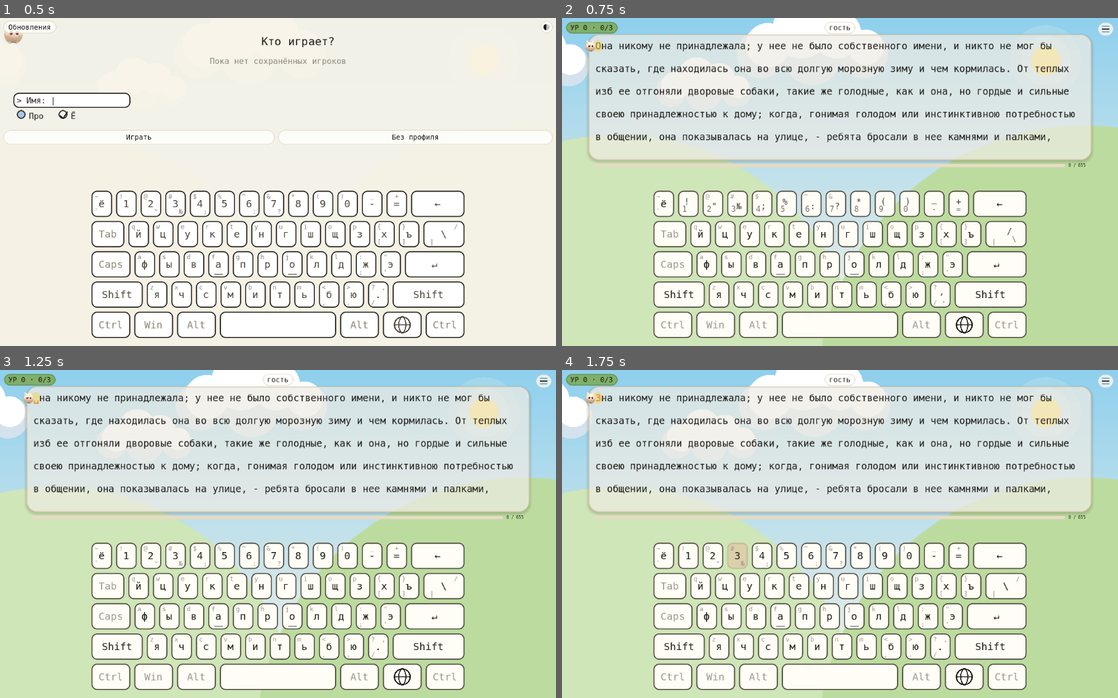
Above: before the commit, frames 1-4 (two rows, left to right).
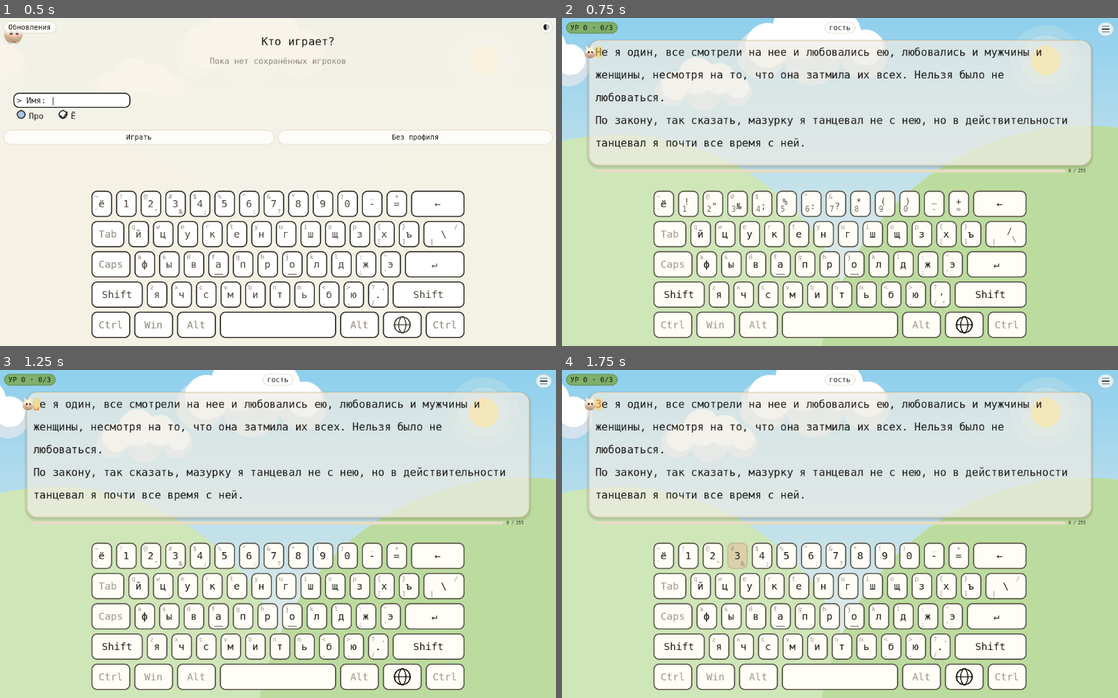
Above: after the commit, the same moments.

Repository: NikitaShubin/ModernBabyType
Game: Godot game, scene res://scenes/main.tscn
Same seed, same stepped clock (60 frames per second), same inputs: the game is played once before the commit and once after it.
Inputs (mouse positions are in pixels of both pictures, inside the frame that each line leads up to):
- Up to frame 1 (0.5 s): no input
- Up to frame 2 (0.75 s): tap Enter at 0.5 s; move the mouse to (962, 165) at 0.52 s; hold Right from 0.53 s (still down); tap Shift at 0.6 s; click (962, 165) at 0.67 s
- Up to frame 3 (1.25 s): keep holding Right; tap Space at 0.77 s
- Up to frame 4 (1.75 s): release Right at 1.25 s; drag from (728, 550) to (812, 599) at 1.27 s

Frame 1 is identical in both runs. In frame 2, 10% of the frame differs, in the area x 4-96%, y 5-48%; in frame 3, 10%; in frame 4, 10%.

Commit message:
Детерминированный выбор текстов + фикс формата (0.0.23)
Порядок файлов из каталога зависит от ФС: один и тот же сид тасовал
по-разному дома и на CI (backspace-цепочка зелёная локально, красная
на раннере). texts.list_files сортирует до тасования — дальше всё
решает сид. Плюс лишний аргумент в %s-формате одного чека.

Diff:
--- a/game/project.godot
+++ b/game/project.godot
@@ -9,7 +9,7 @@
 
 config/name="ModernBabyType"
 config/description="Игра для обучения детей слепой печати: герой убегает от врага, поедая буквы."
-config/version="0.0.22"
+config/version="0.0.23"
 run/main_scene="res://scenes/main.tscn"
 config/features=PackedStringArray("4.3", "GL Compatibility")
 config/icon="res://icon.png"
--- a/game/scripts/texts.gd
+++ b/game/scripts/texts.gd
@@ -46,6 +46,11 @@
 				names.append(dir_path + "/" + fname)
 			fname = dir.get_next()
 		dir.list_dir_end()
+	# Порядок обхода каталога зависит от файловой системы: без сортировки
+	# один и тот же сид тасовал бы по-разному на разных машинах, и
+	# seeded-прогоны расходились бы (ловил CI 15.10.2026: backspace-цепочка
+	# зелёная дома, красная на раннере). Сортируем — дальше всё решает сид.
+	names.sort()
 	var out: Array[String] = []
 	while not names.is_empty():
 		var i := randi() % names.size()
--- a/game/tests/combo_test.gd
+++ b/game/tests/combo_test.gd
@@ -856,7 +856,7 @@
 				_check(_main.errors.has(mk), "%s: a wrong case was accepted" % tag)
 				_check(
 					absf(before - _cax() - 1.0) <= 0.001,
-					"%s: the hare did not step back one cell on a wrong case" % [tag, before - _cax()]
+					"%s: the hare did not step back one cell on a wrong case (off by %.2f)" % [tag, before - _cax() - 1.0]
 				)
 				# Возвращаемся к отмеченной клетке: игра не должна её
 				# перешагнуть (она ждёт верной буквы).
